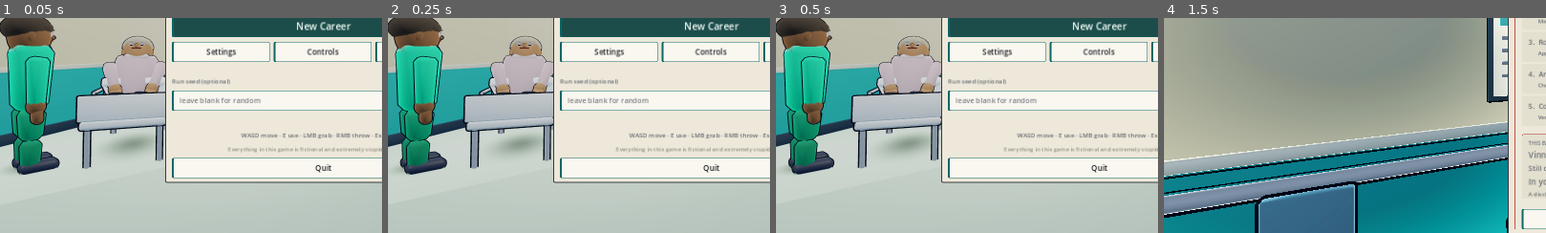
Above: before the commit, frames 1-4 (left to right).
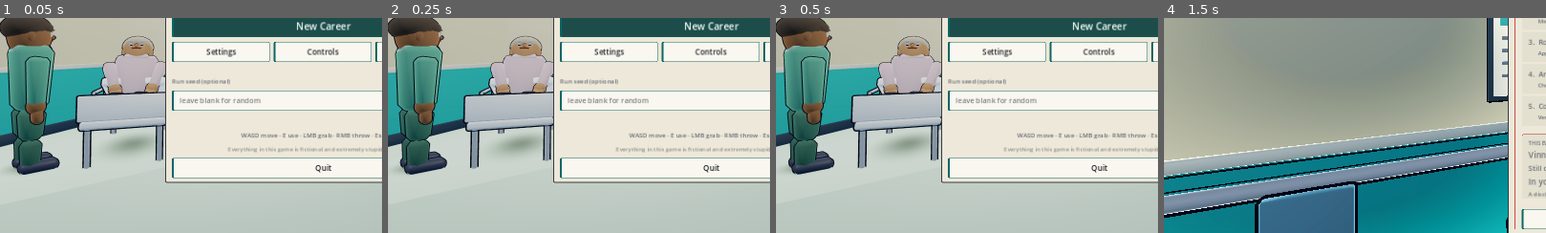
Above: after the commit, the same moments.

Repository: masonobegi/crypts-of-chaos
Game: Godot game, scene res://scenes/Boot.tscn
Same seed, same stepped clock (60 frames per second), same inputs: the game is played once before the commit and once after it.
Inputs (mouse positions are % of the whole screen's width and height, from its top left):
- Up to frame 1 (0.05 s): no input
- Up to frame 2 (0.25 s): no input
- Up to frame 3 (0.5 s): no input
- Up to frame 4 (1.5 s): click (50, 64) at 0.52 s; type "12" at 0.6 s; click "New Career" at 1.25 s
The pictures show only the part of the screen within x 8-58%, y 44-94%; the shares and areas given below are measured in that part.

The runs differ from the first frame. In frame 1, 4.5% of the frame differs, in the area x 2-15%, y 12-69%; in frame 2, 4.4%; in frame 3, 4.3%; in frame 4, nothing differs.

Commit message:
The nurse was from a different game
SCRUB_BLUE was (0.20, 0.56, 0.94) and SCRUB_GREEN (0.16, 0.78, 0.56) — fully
saturated primaries in a world made of washed teal, cream and pale green, on
the character the player looks at most. With the rim pass on top, her sleeves
went to flat slabs of colour with no shading left in them, and she did not read
as a nurse standing in a ward so much as a nurse standing in front of one.

Muted to something a hospital laundry has had a while. Still the only blue
figure in a room of pale gowns, which is all the distinctness the suspicion
layer ever needed from a colour.

Co-Authored-By: Claude Opus 5 <noreply@anthropic.com>
Claude-Session: https://claude.ai/code/session_012v14cF2GepYx5imtAqBXn5

Diff:
--- a/scripts/util/build.gd
+++ b/scripts/util/build.gd
@@ -479,8 +479,20 @@
 const TRIM := Color(0.13, 0.50, 0.54)
 const BED_FRAME := Color(0.90, 0.92, 0.95)
 const LINEN := Color(0.96, 0.97, 0.99)
-const SCRUB_BLUE := Color(0.20, 0.56, 0.94)
-const SCRUB_GREEN := Color(0.16, 0.78, 0.56)
+## SCRUBS THE SAME AGE AS THE BUILDING.
+##
+## These were (0.20, 0.56, 0.94) and (0.16, 0.78, 0.56) — fully saturated
+## primaries in a world made of washed teal, cream and pale green, on the one
+## character the player looks at most. With the rim pass on top of them she did
+## not read as a nurse standing in a ward, she read as a nurse from a different
+## game standing in front of one, and her sleeves went to flat slabs of colour
+## with no shading left in them.
+##
+## Muted to something a hospital laundry has had for a while. Still the only
+## blue figure in a room of pale gowns, which is all the distinctness the
+## suspicion layer needs from a colour.
+const SCRUB_BLUE := Color(0.29, 0.47, 0.63)
+const SCRUB_GREEN := Color(0.31, 0.53, 0.46)
 ## Not really metal any more — see the metallic values at its call sites. A
 ## stylised interior has no reflection probes, so anything above about 0.2
 ## metallic has nothing to reflect and renders as grey mud. Chrome in this game
